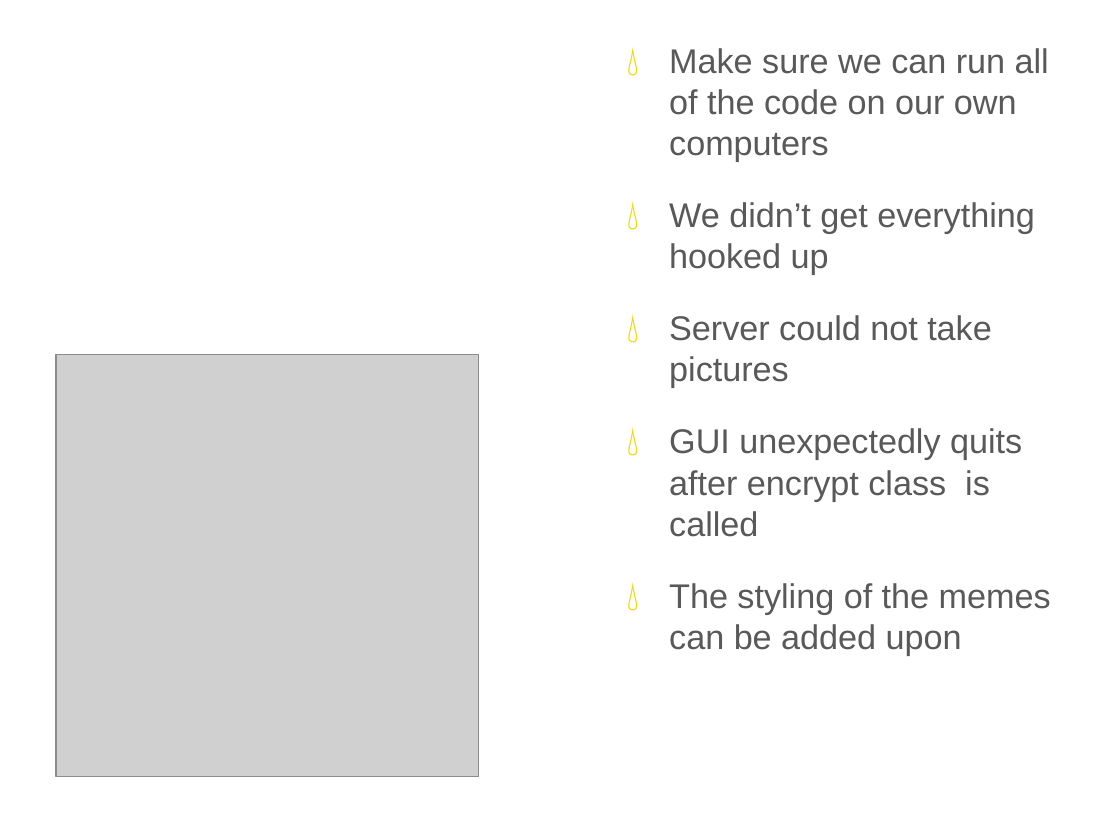
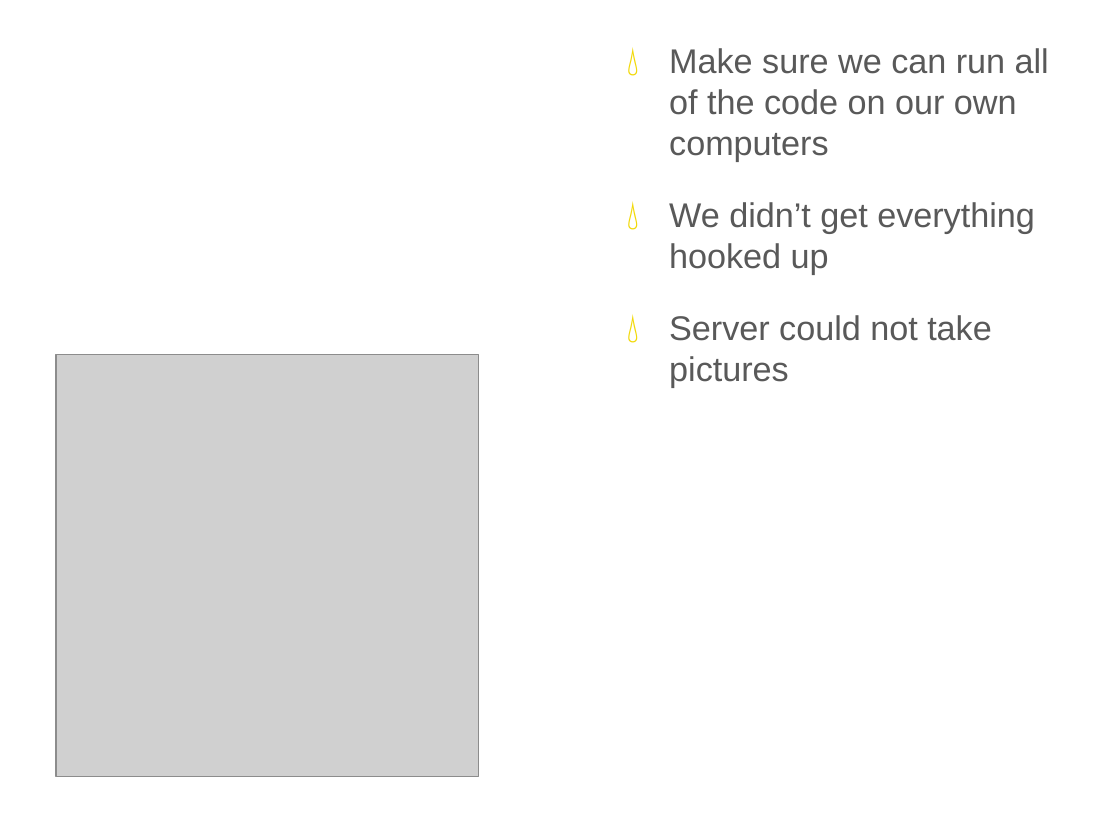
Before and after one commit to tjlagrow/Meme-Machine, a slide deck: slide 12 of Presentation/Project Presentation.pptx. Drawn at 1120x840 pixels with LibreOffice and Linux fonts; fonts in the diff are those of the drawing; grey boxes stand for pictures; background and template pictures are left out. Boxes give left, top, right and bottom in pixels: in the first picture for what was removed or moved away, otherwise in the second. Text is boxed around its words. In the diff, an @@ line names an element or a change of style, - is before the commit and + after.

```diff
--- a/Presentation/Project Presentation.pptx
+++ b/Presentation/Project Presentation.pptx
@@ text at (669, 428, 1051, 655): paragraphs removed @@
-💧 GUI unexpectedly quits after encrypt class is called
-💧 The styling of the memes can be added upon
```
Also in this commit, not shown: 7 other slides changed.
